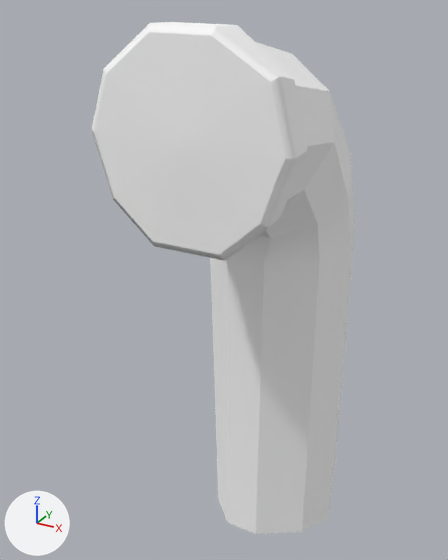
A saved change to the glTF model public/siege/scifi/swamp_SM_Prop_Sewerpipe_End_02.gltf.
Camera for both pictures: a 50 mm camera at (0.669, -1.754, 0.42) aimed at (-0.097, -0.363, -0.275). Lighting does not change. The marker at lower left points along +X, +Y and +Z. The first picture is the older version. Where no turn or scale is listed for an object, it has been applied to the vertices.

The first picture shows 'SM_Prop_Sewerpipe_End_02'.
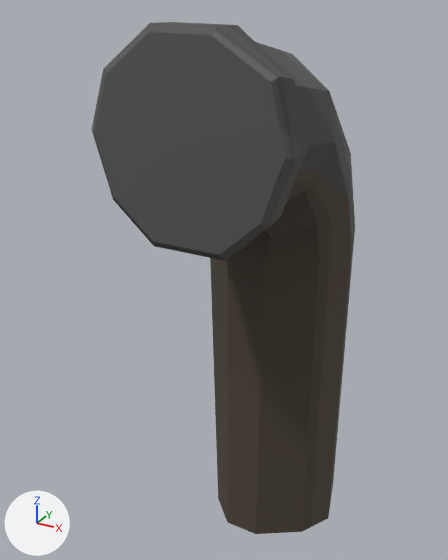
What the commit changed:
Picture 'PolygonNatureBiomes_Swamp_Texture_01' (img_polygonnaturebiomes_swamp_texture_01) is new.
In material 'Nature_Base_Mat16' (mat_nature_base_mat16), base_color is no longer (1.0, 1.0, 1.0), white #ffffff.
In material 'Nature_Base_Mat16' (mat_nature_base_mat16), texture is now set to img_polygonnaturebiomes_swamp_texture_01.

Changed parts and their boxes (x1, y1, x2, y2) in the pictures (448 x 560 px):
'SM_Prop_Sewerpipe_End_02', surface changed (darker)
    both: (92, 22, 355, 534)
